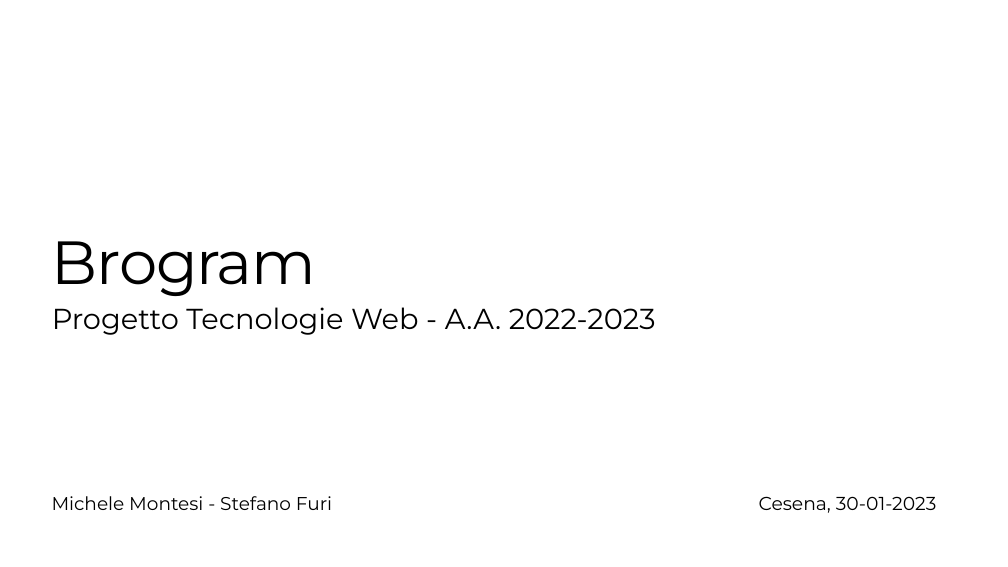
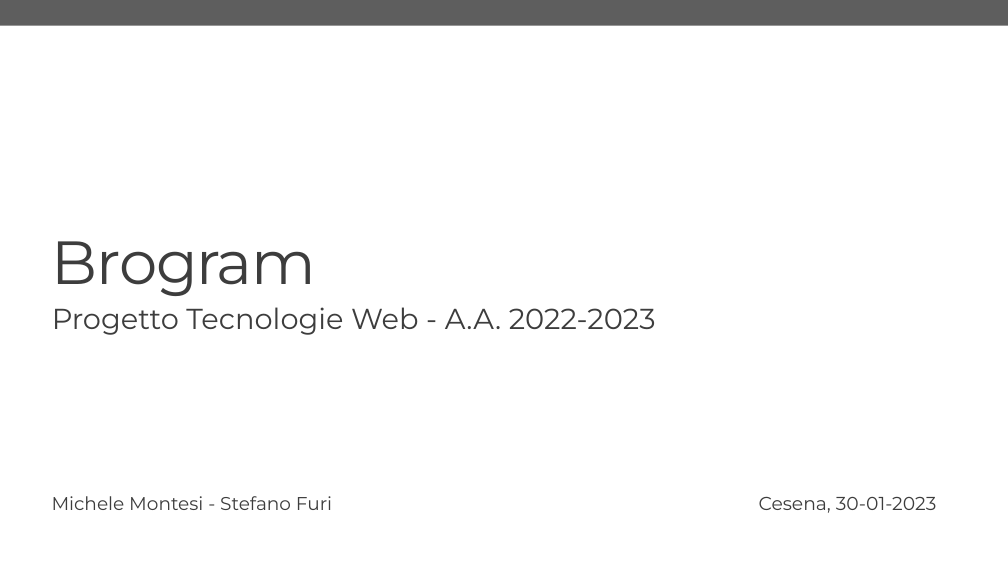
Before and after one commit to S-furi/web-dev-proj, a slide deck: slide 1 of docs/Presentazione-TW.pptx. Drawn at 1008x567 pixels with LibreOffice and Linux fonts; fonts in the diff are those of the drawing. Boxes give left, top, right and bottom in pixels: in the first picture for what was removed or moved away, otherwise in the second. Text is boxed around its words. In the diff, an @@ line names an element or a change of style, - is before the commit and + after.

```diff
--- a/docs/Presentazione-TW.pptx
+++ b/docs/Presentazione-TW.pptx
@@ rectangle added at (0, 0, 1008, 26), fill #5E5E5E @@
@@ text colour #000000 to #3D3D3D in 4 elements at (52, 496, 332, 510), (52, 241, 316, 296), (52, 307, 656, 335), (759, 497, 937, 513) @@
```
Also in this commit, not shown: 10 other slides changed, 1 other file.
